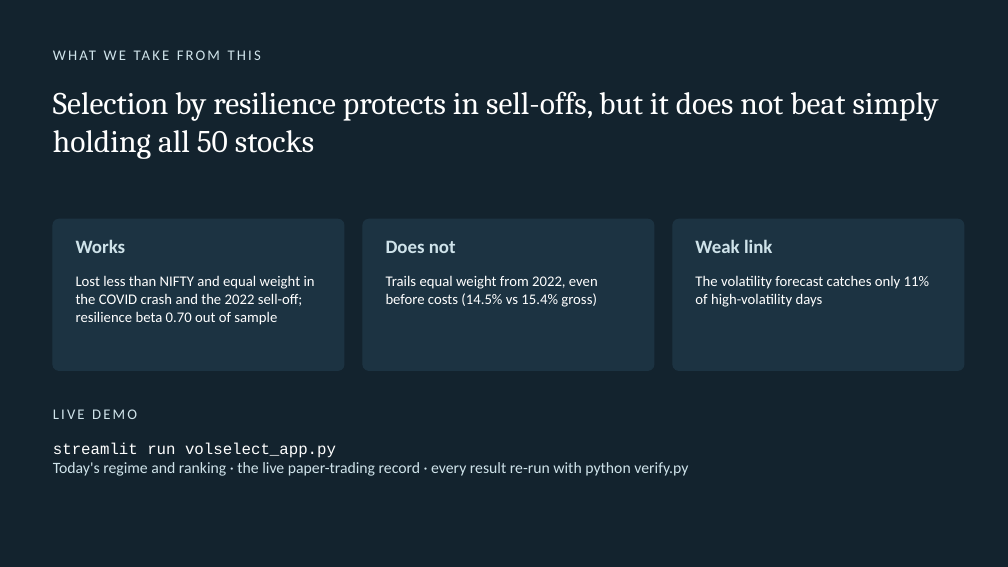
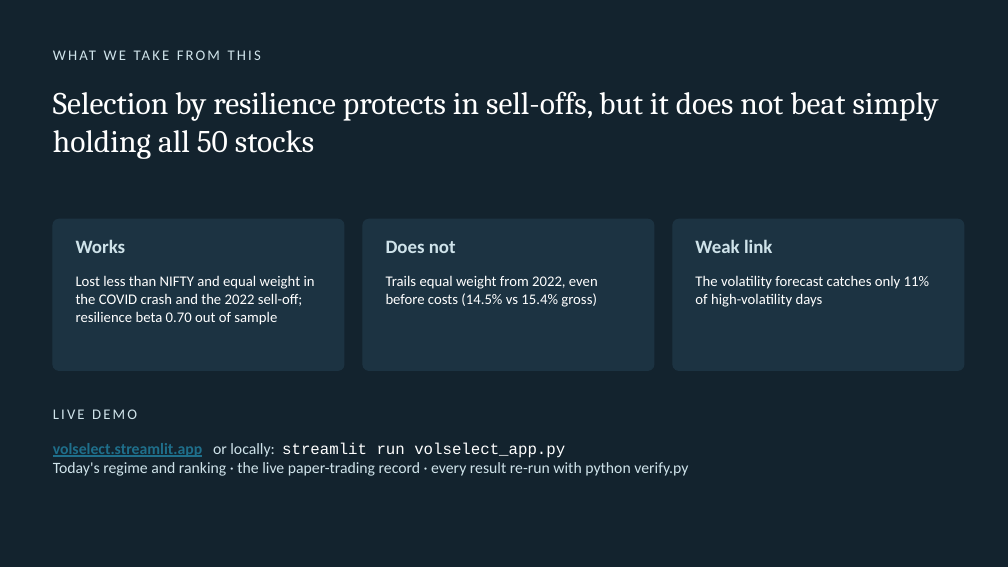
Before and after one commit to Vanshlikestocode/volselect, a slide deck: slide 12 of VolSelect_Presentation.pptx. Drawn at 1008x567 pixels with LibreOffice and Linux fonts; fonts in the diff are those of the drawing. Boxes give left, top, right and bottom in pixels: in the first picture for what was removed or moved away, otherwise in the second. Text is boxed around its words. In the diff, an @@ line names an element or a change of style, - is before the commit and + after.

```diff
--- a/VolSelect_Presentation.pptx
+++ b/VolSelect_Presentation.pptx
@@ text at bbox=[53, 442, 565, 458]: text changed; font Courier New to Calibri @@
-streamlit run volselect_app.py
+volselect.streamlit.app or locally: streamlit run volselect_app.py
```
Also in this commit, not shown: 1 other slide changed, 4 other files.
